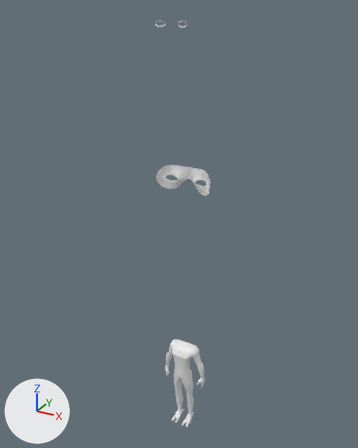
An edit to the Blender file blndr_xmn.blend, drawn before and after from the same camera.
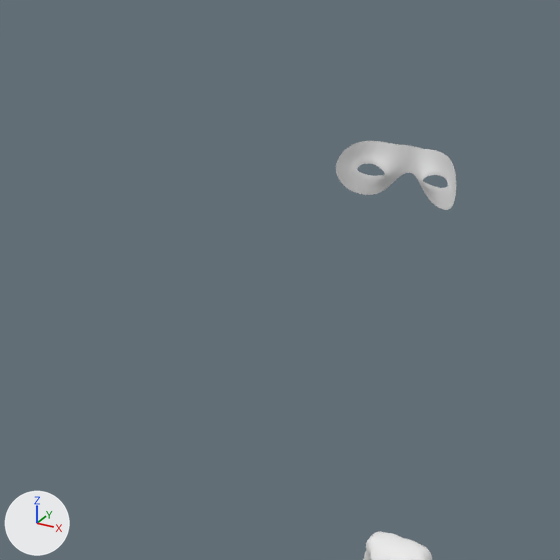
Each version appears first whole from a 50 mm lens placed at (4.98, -9.24, 10.6), pointed at (-0.23, 0.22, 5.87), and next in a close-up on the part from 2% to 72% of the width and 23% to 79% of the height. Every picture has the same lights, and +X, +Y and +Z are marked at lower left.
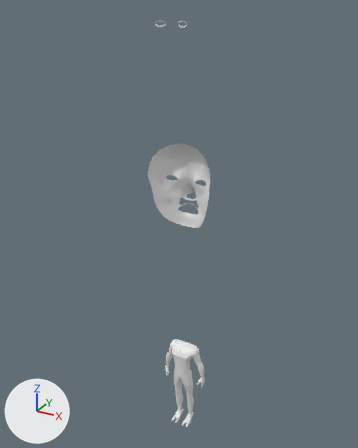
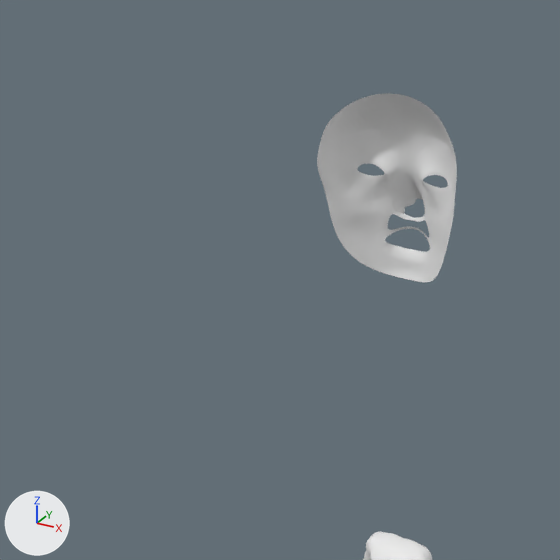
Commit message: rosto iniciado

What differs and where, as boxes (x1, y1, x2, y2) in the close-ups (560 x 560 px):
```json
{"object": "Cube", "change": "reshaped", "before": [336, 141, 456, 560], "after": [317, 93, 457, 560]}
{"part": 1, "of": "me_cube", "change": "built on", "before": [337, 168, 456, 210], "after": [317, 93, 457, 282]}
```

Scene script edits in JSON lines:
```json
{"op": "add", "block": "mat_rosa", "code": ["mat_rosa = principled_material('rosa')", "mat_rosa.base_color = (0.8, 0.8, 0.8)  # white #e7e7e7"]}
{"op": "add", "block": "mat_verde", "code": ["mat_verde = principled_material('verde')", "mat_verde.base_color = (0.8, 0.8, 0.8)  # white #e7e7e7"]}
{"op": "add", "block": "mat_branco", "code": ["mat_branco = principled_material('BRANCO')", "mat_branco.base_color = (0.8, 0.8, 0.8)  # white #e7e7e7"]}
{"op": "add", "block": "mat_amarelo", "code": ["mat_amarelo = principled_material('amarelo')", "mat_amarelo.base_color = (0.8, 0.8, 0.8)  # white #e7e7e7"]}
{"op": "add", "block": "mat_ciano", "code": ["mat_ciano = principled_material('ciano')", "mat_ciano.base_color = (0.8, 0.8, 0.8)  # white #e7e7e7"]}
{"op": "add", "block": "mat_laranja", "code": ["mat_laranja = principled_material('laranja')", "mat_laranja.base_color = (0.8, 0.8, 0.8)  # white #e7e7e7"]}
{"block": "me_cube", "where": "# used by ob_cube; location = (0.0, 0.0, 1.91); scale = (0.214, 0.214, 0.214)"}
{"op": "remove", "block": "me_cube", "code": "me_cube.from_pydata(...)  # 897 vertices, 863 faces; spans x -3.2..0.0, y -2.4..1.6, z -8.7..39.4"}
{"op": "add", "block": "me_cube", "code": "me_cube.from_pydata(...)  # 996 vertices, 942 faces; spans x -3.6..0.0, y -2.4..2.5, z -8.7..39.4"}
{"block": "me_cube", "change": "me_cube part 1: 4 vertices moved from x -2.8..0.0, y 0.2..1.5, z 22.4..23.8 to x -2.7..0.0, y 0.3..1.5, z 22.7..23.9; 5 vertices removed from x -1.2..-0.8, y 0.8..1.1, z 22.7..23.6; 104 vertices added at x -3.6..0.0, y -1.1..2.5, z 18.2..27.8"}
{"op": "add", "block": "me_cube", "code": "me_cube.materials.append(mat_amarelo)  # white #e7e7e7"}
{"op": "add", "block": "me_cube", "code": "me_cube.materials.append(mat_ciano)  # white #e7e7e7"}
{"op": "add", "block": "me_cube", "code": "me_cube.materials.append(mat_rosa)  # white #e7e7e7"}
{"op": "add", "block": "me_cube", "code": "me_cube.materials.append(mat_verde)  # white #e7e7e7"}
{"op": "add", "block": "me_cube", "code": "me_cube.materials.append(mat_branco)  # white #e7e7e7"}
{"op": "add", "block": "me_cube", "code": "me_cube.materials.append(mat_laranja)  # white #e7e7e7"}
```
